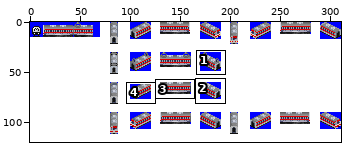
Two states of a sprite sheet, src/metro/daegu_metro_1/DAEGU_METRO_1K.png. Above, an overview of the earlier version with the close-up marked.
Close-up. Before:
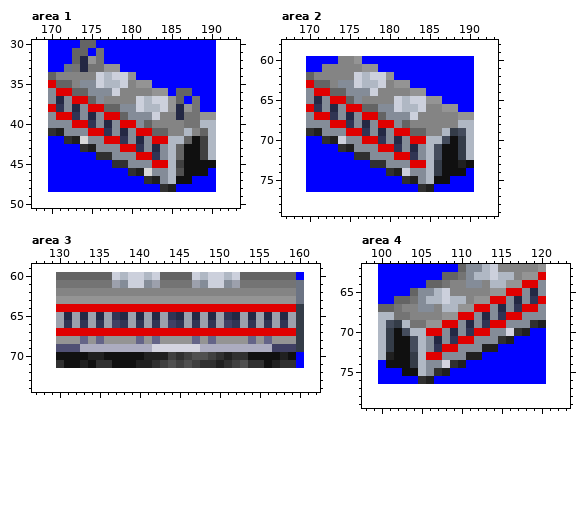
The file is 311x120 pixels. Colours within 5 levels of each other are drawn and written as one. Shown: area 1: x 168..193, y 30..50; area 2: x 167..193, y 58..79; area 3: x 127..162, y 59..74; area 4: x 98..123, y 62..79. The commit also changed other parts of the picture, which this record leaves out.
The same view after the edit:
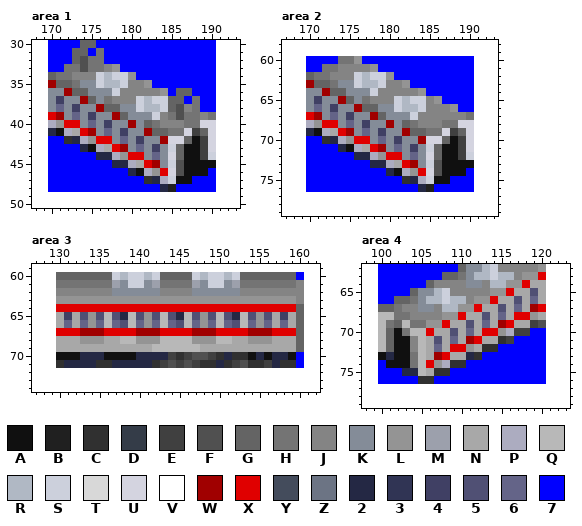
Palette (. is transparent): A #101010  B #202020  C #303030  D #343c48  E #404040  F #505050  G #646464  H #747474  J #848484  K #848c98  L #949494  M #9ca0ac  N #a8a8a8  P #acacc0  Q #b8b8b8  R #b0b8c4  S #ccd0dc  T #d8d8d8  U #d4d4e0  V #ffffff  W #a00000  X #e00000  Y #444c5c  Z #6c7484  2 #242844  3 #303454  4 #404064  5 #505074  6 #646488  7 #0000ff
Difference:
Changed rows in their new state; - is an unchanged pixel.
Area 1:
first column x 170:
32 ----FH---------------
33 --H-F--J-------------
34 -HH------------------
35 W--H-------J---------
36 -KW----------J-------
37 -4-KW--H-------G-----
38 K6-4-KW--------GFJ---
39 XWK6-4-KW------HF--JH
40 PLX-K6-4-KW--H-----UU
41 2APNXWK6-4-KW--HHUE-U
42 ---2PLX-K6-4-KWUU---U
43 ----2APNXWK6-4-S----U
44 ------22PLX-K6-U----S
45 --------22PNXWKSF----
46 ----------2APLXU-----
47 -------------2PS-----
48 --------------2------
Area 2:
first column x 170:
60 ----HH---------------
61 --HH---J-------------
62 -HH------------------
63 W--H-------J---------
64 -KW----------J-------
65 -4-KW--H-------J-----
66 K6-4-KW----------J---
67 XWK6-4-KW----------JH
68 PLX-K6-4-KW--H---HHUU
69 2APNXWK6-4-KW--HHUEGU
70 ---2PLX-K6-4-KWUUG-EU
71 ----2APNXWK6-4-SG--EU
72 ------22PLX-K6-UG--ES
73 --------22PNXWKSF--A-
74 ----------2APLXUF----
75 -------------2PS-----
76 --------------2------
Area 3:
first column x 130:
61 ------------------------------J
62 -------KKKKKK----KKKKKK-------J
63 ------------------------------J
64 ------------------------------G
65 N4N5L5Q5-Q5L5Q5-Q5L5Q5-Q5L5N4NG
66 N6N6L6Q65Q6L6Q65Q6L6Q65Q6L6N6NG
67 ---WWW----WWW----WWW----WWW---G
68 NNNL-LNNQQL-LQQQQL-LQQNNL-LNNNG
69 NNNNNNNNNNNNQQQQQQNNNNNNNNNNNNG
70 ---222----2222-------2---2-22--
71 -2222--22222--------2-----E2---
Area 4:
first column x 100:
64 -------JJ----------NN
65 -----------------NN5N
66 ---------------NN5N6N
67 -------------NN5N6NWX
68 QQ---------NN5N6N-XLN
69 QHGQ-----NN5N6NWXNNEF
70 QG-HQQ-NN5N6N-XLPEE--
71 QG--JQN5N6NWXNN-E----
72 QG--JQN6N-XLNCC------
73 A2--HQNWXNN2C--------
74 ----HQXLP-C----------
75 ---22QN-C------------
76 ------C--------------
